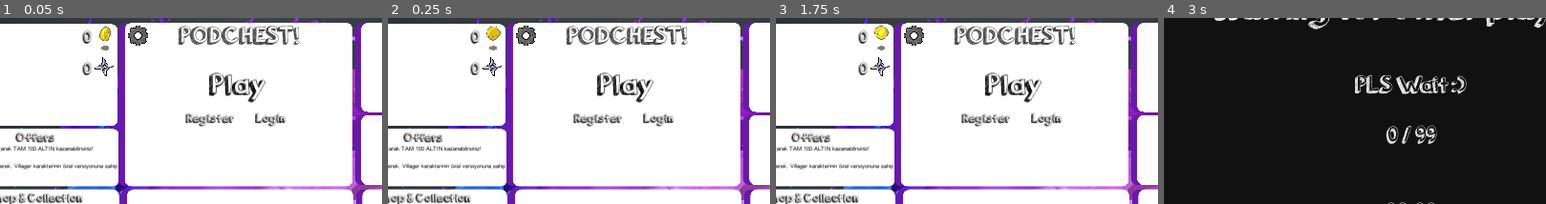
Above: before the commit, frames 1-4 (left to right).
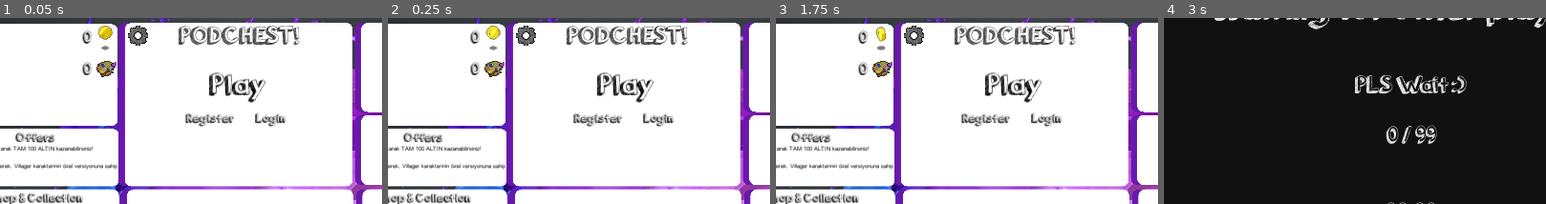
Above: after the commit, the same moments.

Repository: Ludermis/Podchest
Game: Godot game, scene res://Prefabs/Scenes/MainScene.tscn
The game is run twice, just before and just after one commit, with the same random seed, the same clock (stepped at 60 frames per second) and the same inputs.
Inputs (mouse positions are % of the whole screen's width and height, from its top left):
- Up to frame 1 (0.05 s): no input
- Up to frame 2 (0.25 s): no input
- Up to frame 3 (1.75 s): click "Play" at 0.5 s; click "Main Menu" at 1.25 s
- Up to frame 4 (3 s): click "Play" at 2 s; tap Enter at 2.75 s; move the mouse to (72, 45) at 2.77 s; hold D (right) from 2.78 s (still down); click (72, 45) at 2.85 s
The pictures show only the part of the screen within x 18-68%, y 12-62%; the shares and areas given below are measured in that part.

The runs differ from the first frame. In frame 1, 0.5% of the frame differs, in the area x 24-31%, y 4-32%; in frame 2, 0.5%; in frame 3, 0.5%; in frame 4, nothing differs.

Commit message:
Lynext
Shuriken changed with art palette

Diff:
--- a/Prefabs/Scenes/MainScene.tscn
+++ b/Prefabs/Scenes/MainScene.tscn
@@ -9,7 +9,7 @@
 [ext_resource path="res://Sprites/UI/gear.png" type="Texture" id=7]
 [ext_resource path="res://Fonts/arial.ttf" type="DynamicFontData" id=8]
 [ext_resource path="res://Sprites/UI/goldcoin.png" type="Texture" id=9]
-[ext_resource path="res://Sprites/UI/shuriken.png" type="Texture" id=10]
+[ext_resource path="res://Sprites/UI/artpalette.png" type="Texture" id=10]
 [ext_resource path="res://Sprites/UI/buffrunning.png" type="Texture" id=11]
 [ext_resource path="res://Sprites/UI/book.png" type="Texture" id=12]
 
@@ -83,13 +83,13 @@
 "speed": 8.0
 } ]
 
-[sub_resource type="AtlasTexture" id=914]
+[sub_resource type="AtlasTexture" id=955]
 atlas = ExtResource( 10 )
-region = Rect2( 0, 0, 34, 34 )
+region = Rect2( 0, 0, 85, 70 )
 
 [sub_resource type="SpriteFrames" id=915]
 animations = [ {
-"frames": [ SubResource( 914 ) ],
+"frames": [ SubResource( 955 ) ],
 "loop": true,
 "name": "default",
 "speed": 5.0
@@ -425,12 +425,12 @@
 position = Vector2( 411.598, 34.8854 )
 scale = Vector2( 2, 2 )
 frames = SubResource( 913 )
-frame = 1
+frame = 3
 playing = true
 
 [node name="ShurikenSprite" type="AnimatedSprite" parent="AccountPanel"]
-position = Vector2( 409.764, 107.264 )
-scale = Vector2( 1.5, 1.5 )
+position = Vector2( 415.531, 112.682 )
+scale = Vector2( 0.6, 0.6 )
 frames = SubResource( 915 )
 playing = true
 
Binary file added: Sprites/UI/artpalette.png
Not shown, changed: Sprites/UI/artpalette.png.import
Binary file removed: Sprites/UI/shuriken.png
